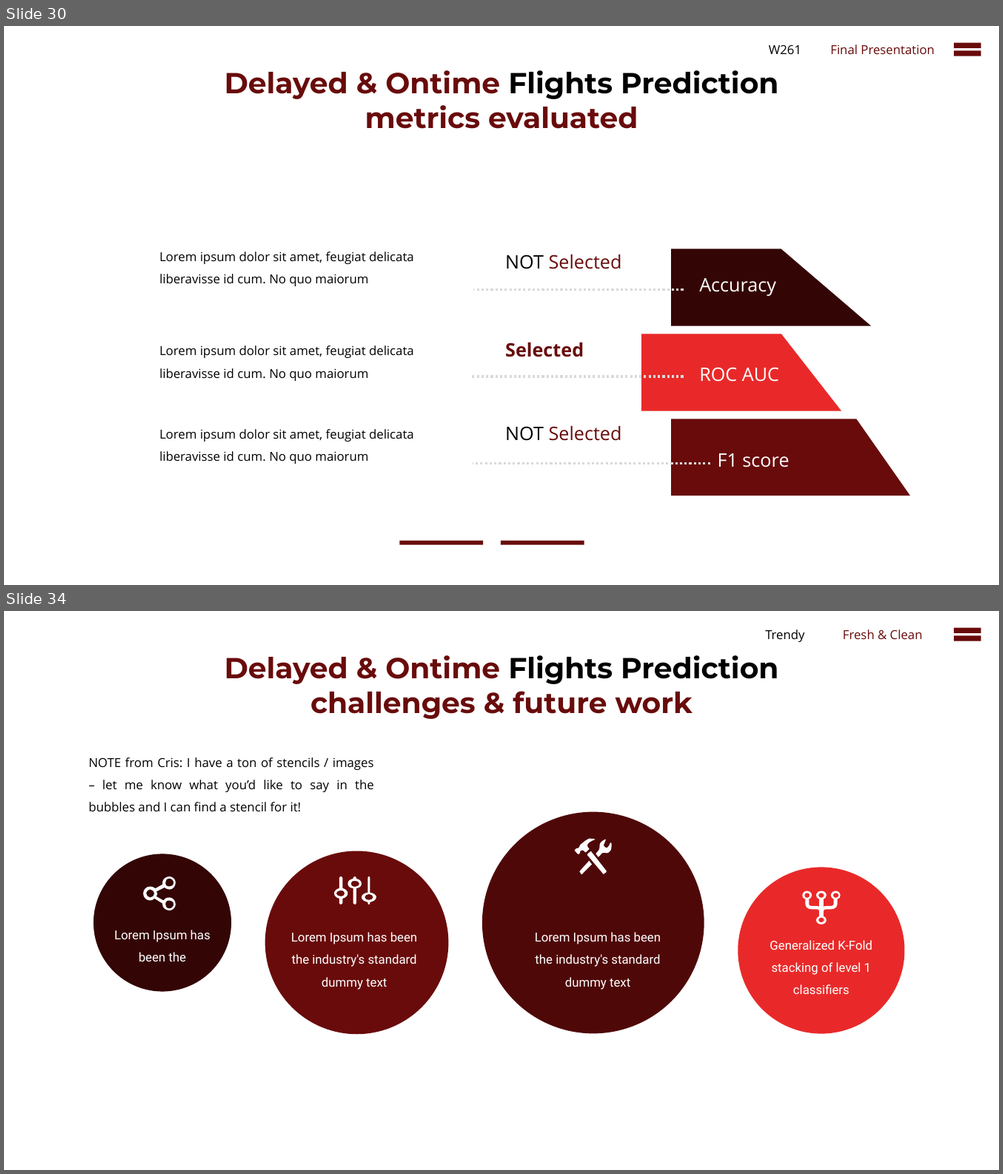
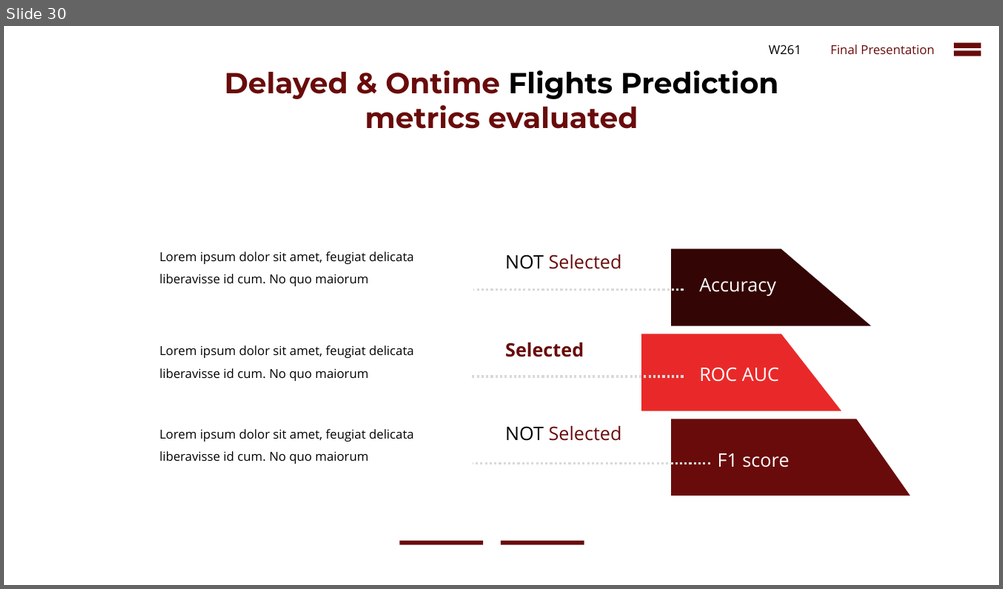
Before and after one commit to cbenge509/flightsontime, a slide deck: presentation/Delayed Flights Prediction - Final.pptx. Shown one above the other, each under a label of ours: slides 30 and 34 before the commit, slide 30 after it; the slides between them are not shown. The pictures are 1003x1174 and 1003x589 pixels, drawn with LibreOffice and Linux fonts; fonts in the diff are those of the drawing. Boxes give left, top, right and bottom in pixels: in the first picture for what was removed or moved away, otherwise in the second. Text is boxed around its words. In the diff, an @@ line names an element or a change of style, - is before the commit and + after.

```diff
--- a/presentation/Delayed Flights Prediction - Final.pptx
+++ b/presentation/Delayed Flights Prediction - Final.pptx
@@ slide 34 removed at [4,611,999,1170], background #FFFFFF @@
@@ text removed at [765,629,804,642] @@
-Trendy
@@ text removed at [842,629,922,639] @@
-Fresh & Clean
@@ math equal removed at [948,623,985,645] @@
@@ text removed at [225,655,778,719] @@
-Delayed & Ontime Flights Prediction
-challenges & future work
@@ text removed at [88,758,374,812] @@
-NOTE from Cris: I have a ton of stencils / images – let me know what you’d like to say in the bubbles and I can find a stencil for it!
@@ ellipse removed at [482,812,704,1034] @@
@@ ellipse removed at [94,854,232,992] @@
@@ ellipse removed at [265,851,449,1035] @@
@@ freeform shape removed at [575,839,612,874] @@
@@ freeform shape removed at [144,877,176,911] @@
@@ freeform shape removed at [334,877,376,905] @@
@@ ellipse removed at [737,868,904,1034] @@
@@ freeform shape removed at [802,891,840,924] @@
@@ text removed at [114,930,210,962] @@
-Lorem Ipsum has been the
@@ text removed at [291,932,417,990] @@
-Lorem Ipsum has been the industry's standard dummy text
@@ text removed at [535,932,660,990] @@
-Lorem Ipsum has been the industry's standard dummy text
@@ text removed at [769,940,872,994] @@
-Generalized K-Fold stacking of level 1 classifiers
@@ plus removed at [20,1136,50,1166] @@
```
Also in this commit, not shown: 4 slides added, 1 other slide removed.
